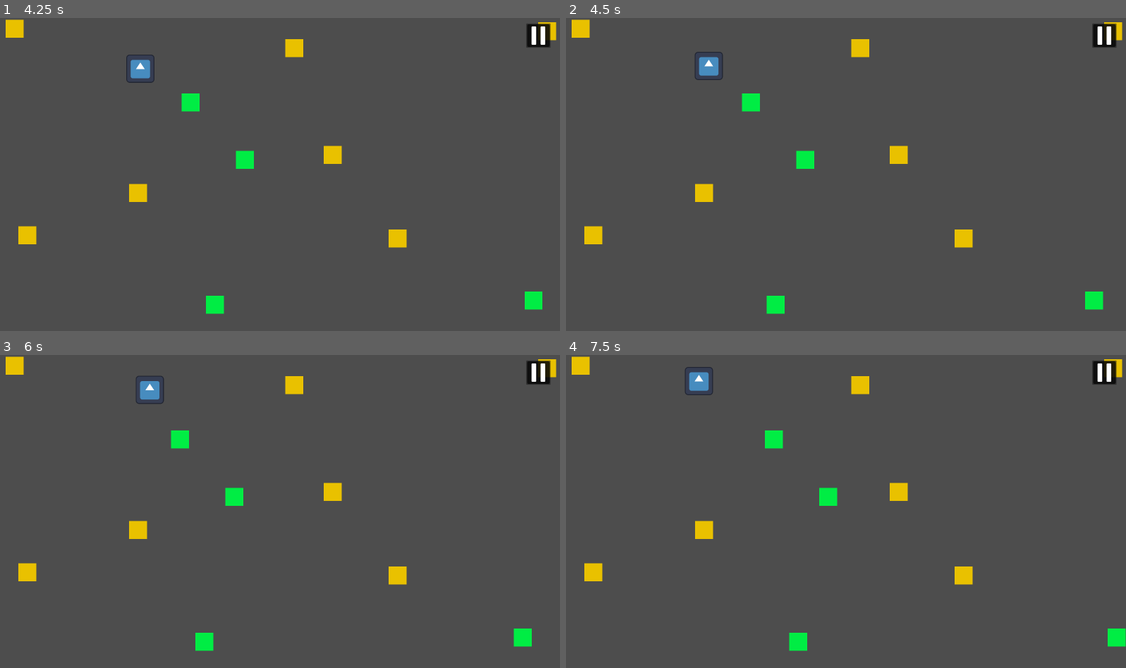
Above: before the commit, frames 1-4 (two rows, left to right).
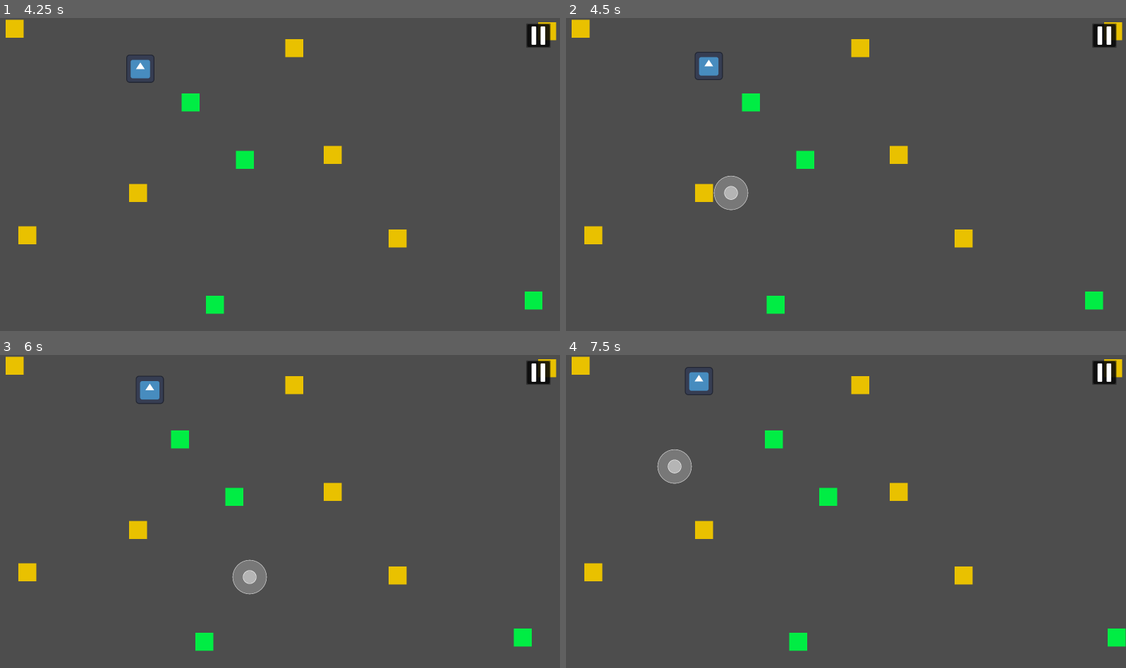
Above: after the commit, the same moments.

Repository: NervzZ/Designing-learning-tools-project
Game: Godot game, scene res://UI/MainMenu.tscn
Same seed, same stepped clock (60 frames per second), same inputs: the game is played once before the commit and once after it. The engine's default icon, where the game draws it, is replaced by a stand-in: a white triangle on a blue panel in a dark square.
Inputs (mouse positions are in pixels of both pictures, inside the frame that each line leads up to):
- Up to frame 1 (4.25 s): click "Start" at 0.5 s; click "Ok!" at 1.25 s; click (537, 36) at 2 s; click "Resume" at 2.75 s; move the mouse to (403, 161) at 3.52 s; click (403, 161) at 3.67 s
- Up to frame 2 (4.5 s): drag from (728, 193) to (862, 49) at 4.27 s
- Up to frame 3 (6 s): move the mouse to (336, 442) at 5.02 s; click (336, 442) at 5.17 s; drag from (252, 577) to (140, 530) at 5.77 s
- Up to frame 4 (7.5 s): move the mouse to (1014, 561) at 6.52 s; click (1014, 561) at 6.67 s; drag from (672, 464) to (582, 364) at 7.27 s

Frame 1 is identical in both runs. In frame 2, 0.5% of the frame differs, in the area x 26-33%, y 50-62%; in frame 3, 0.5%; in frame 4, 0.5%.

Commit message:
added deadzone circle

Diff:
--- a/Scripts/Global/GameManager.gd
+++ b/Scripts/Global/GameManager.gd
@@ -4,13 +4,17 @@
 var currentPrompt : Control
 var click = preload("res://Assets/Sounds/SFX/click.wav")
 var muted = false
+
 @onready var hud : CanvasLayer = preload("res://UI/HUD.tscn").instantiate()
 @onready var pauseMenu : Control = preload("res://UI/PauseMenu.tscn").instantiate()
-
+@onready var joyStick : Control = preload("res://UI/Joystick.tscn").instantiate()
 @onready var root = get_tree().get_root()
 
 func _ready():
 	root.add_child.call_deferred(hud)
+	root.add_child.call_deferred(joyStick)
+	joyStick.visible = false
+	joyStick.scale = Vector2(0.78, 0.78)
 	hud.add_child(pauseMenu)
 	hud.visible = false
 
--- a/Scripts/PlayerController.gd
+++ b/Scripts/PlayerController.gd
@@ -6,7 +6,7 @@
 var touchHolding = false
 var dragStart : Vector2
 var moveDir : Vector2 = Vector2(0, 0)
-var deadzone = 85 #base for 1440p resolution
+var deadzone = 75 #base for 1440p resolution
 var footstepSound = preload("res://Assets/Sounds/SFX/footstep_concrete.ogg")
 
 
@@ -26,18 +26,22 @@
 				if !touchHolding:
 					touchHolding = true
 					dragStart = get_viewport().get_mouse_position()
+					GameManager.joyStick.position = dragStart
 					print("Left mouse button pressed")
 
 			if event.is_released():
 				touchHolding = false
 				moveDir = Vector2(0, 0)
 				print("Left mouse button released")
+				joystickHide()
 
 
 	if event is InputEventMouseMotion:
 		if touchHolding:
 			var pos = get_viewport().get_mouse_position()
 			var dist = dragStart.distance_to(pos)
+			if dist > deadzone * 0.6:
+				joystickShow()
 			if dist > deadzone:
 				var direction : Vector2 = pos - dragStart
 				moveDir = direction.normalized()
@@ -63,3 +67,11 @@
 											randf_range(0.8, 1.2),
 											-20) # footstep needs to be low in volume
 			$Timer.start(0.3)
+
+func joystickShow():
+	var stick = GameManager.joyStick
+	stick.visible = true
+	stick.position = dragStart
+
+func joystickHide():
+	GameManager.joyStick.visible = false
--- /dev/null
+++ b/Scripts/UI/Joystick.tscn
@@ -0,0 +1,3 @@
+[gd_scene format=3 uid="uid://dts2fypuhn6sr"]
+
+[node name="Joystick" type="Node2D"]
--- /dev/null
+++ b/UI/Joystick.tscn
@@ -0,0 +1,48 @@
+[gd_scene load_steps=3 format=3 uid="uid://c3xy156tud8rr"]
+
+[sub_resource type="StyleBoxFlat" id="StyleBoxFlat_u1dcq"]
+bg_color = Color(0.498039, 0.498039, 0.498039, 0.866667)
+border_width_left = 3
+border_width_top = 3
+border_width_right = 3
+border_width_bottom = 3
+border_color = Color(0.854902, 0.854902, 0.854902, 0.905882)
+corner_radius_top_left = 100
+corner_radius_top_right = 100
+corner_radius_bottom_right = 100
+corner_radius_bottom_left = 100
+
+[sub_resource type="StyleBoxFlat" id="StyleBoxFlat_7cqoi"]
+bg_color = Color(0.721569, 0.721569, 0.721569, 0.956863)
+border_width_left = 3
+border_width_top = 3
+border_width_right = 3
+border_width_bottom = 3
+border_color = Color(0.92549, 0.92549, 0.92549, 1)
+corner_radius_top_left = 40
+corner_radius_top_right = 40
+corner_radius_bottom_right = 40
+corner_radius_bottom_left = 40
+
+[node name="Joystick" type="Control"]
+layout_mode = 3
+anchors_preset = 0
+size_flags_vertical = 4
+
+[node name="Outer" type="Panel" parent="."]
+custom_minimum_size = Vector2(200, 200)
+layout_mode = 0
+offset_left = -100.0
+offset_top = -100.0
+offset_right = 100.0
+offset_bottom = 100.0
+theme_override_styles/panel = SubResource("StyleBoxFlat_u1dcq")
+
+[node name="Inner" type="Panel" parent="."]
+layout_mode = 0
+offset_left = -40.0
+offset_top = -40.0
+offset_right = 40.0
+offset_bottom = 40.0
+pivot_offset = Vector2(40, 40)
+theme_override_styles/panel = SubResource("StyleBoxFlat_7cqoi")
